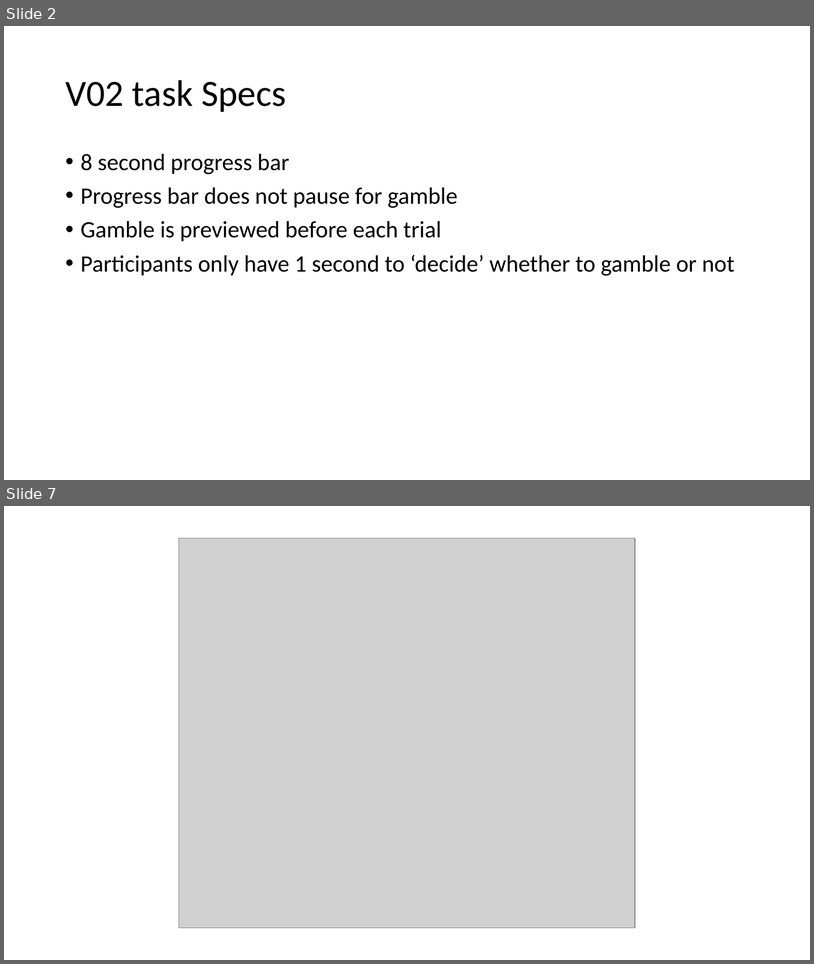
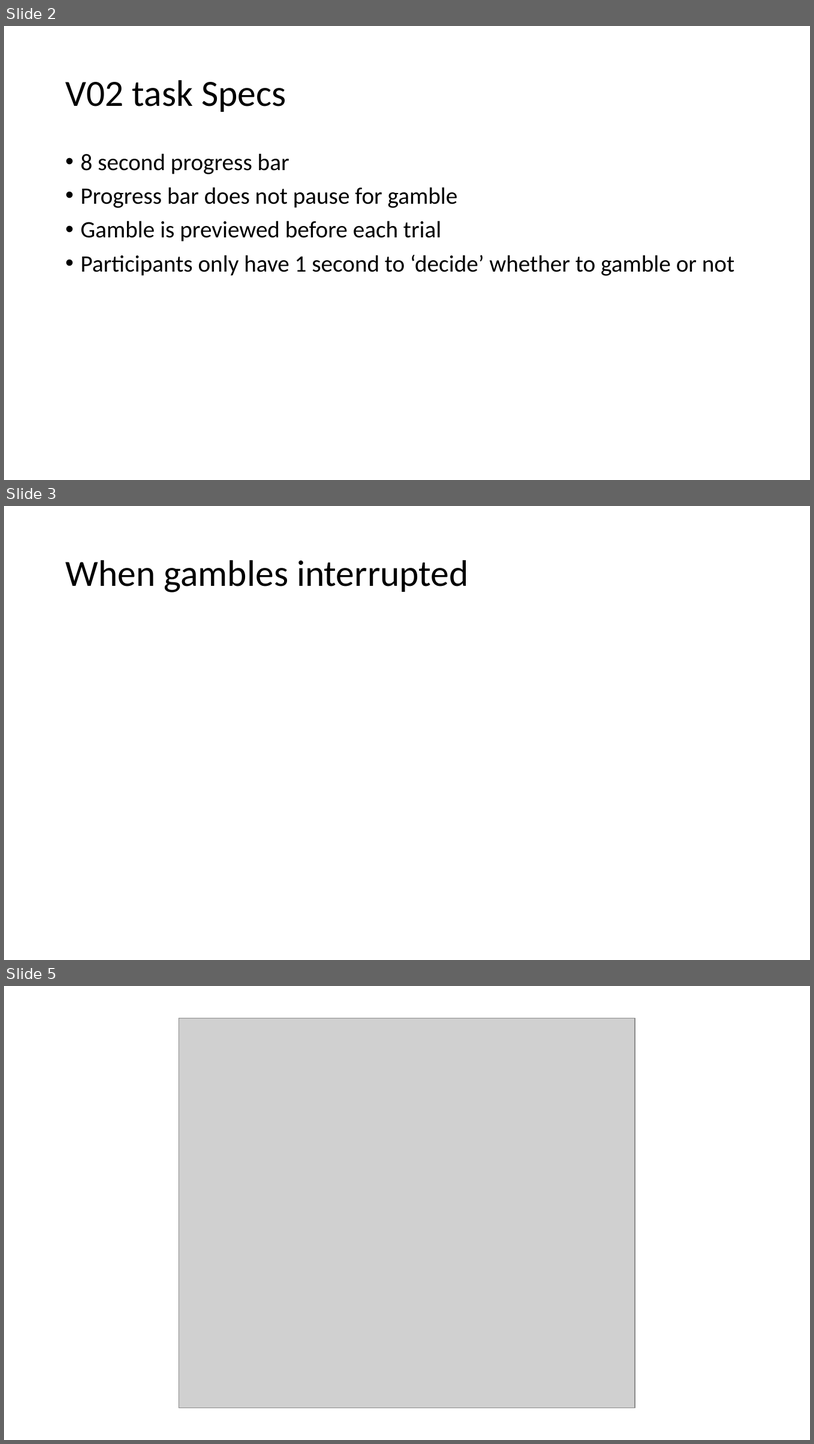
Before and after one commit to gpagnier/rampAnalysis, a slide deck: RampV02Presentation.pptx. Shown one above the other, each under a label of ours: slides 2 and 7 before the commit, slides 2, 3 and 5 after it; the slides between them are not shown. The pictures are 814x964 and 814x1444 pixels, drawn with LibreOffice and Linux fonts; fonts in the diff are those of the drawing; grey boxes stand for pictures. Boxes give left, top, right and bottom in pixels: in the first picture for what was removed or moved away, otherwise in the second. Text is boxed around its words. In the diff, an @@ line names an element or a change of style, - is before the commit and + after.

```diff
--- a/RampV02Presentation.pptx
+++ b/RampV02Presentation.pptx
@@ slide 3 added at <box>4,506,810,960</box>, background #FFFFFF @@
@@ title added at <box>65,560,469,592</box>, 44 pt, text #000000 @@
+When gambles interrupted
@@ what was slide 7 is now slide 5 @@
```
Also in this commit, not shown: 8 slides changed, 4 other slides added, 6 slides removed, 2 other files.
